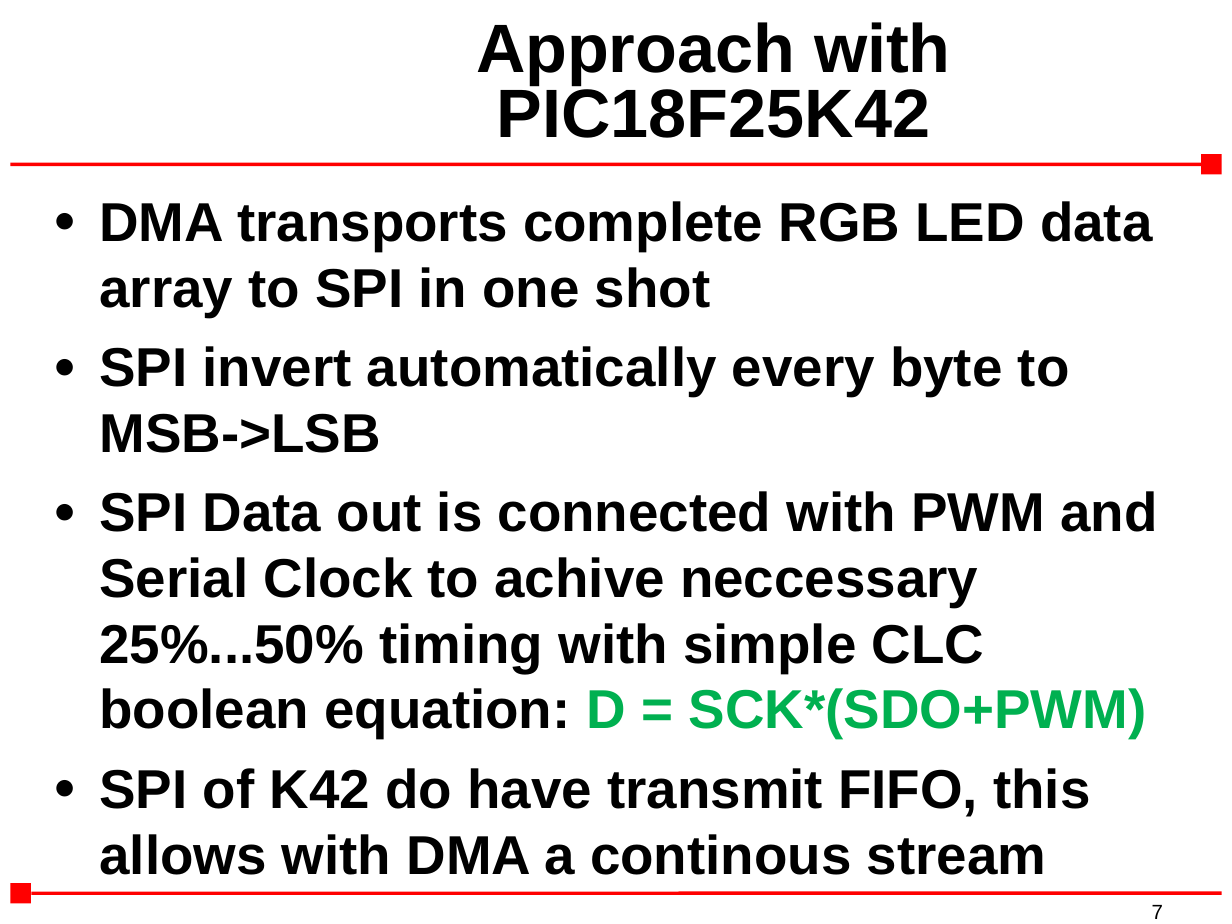
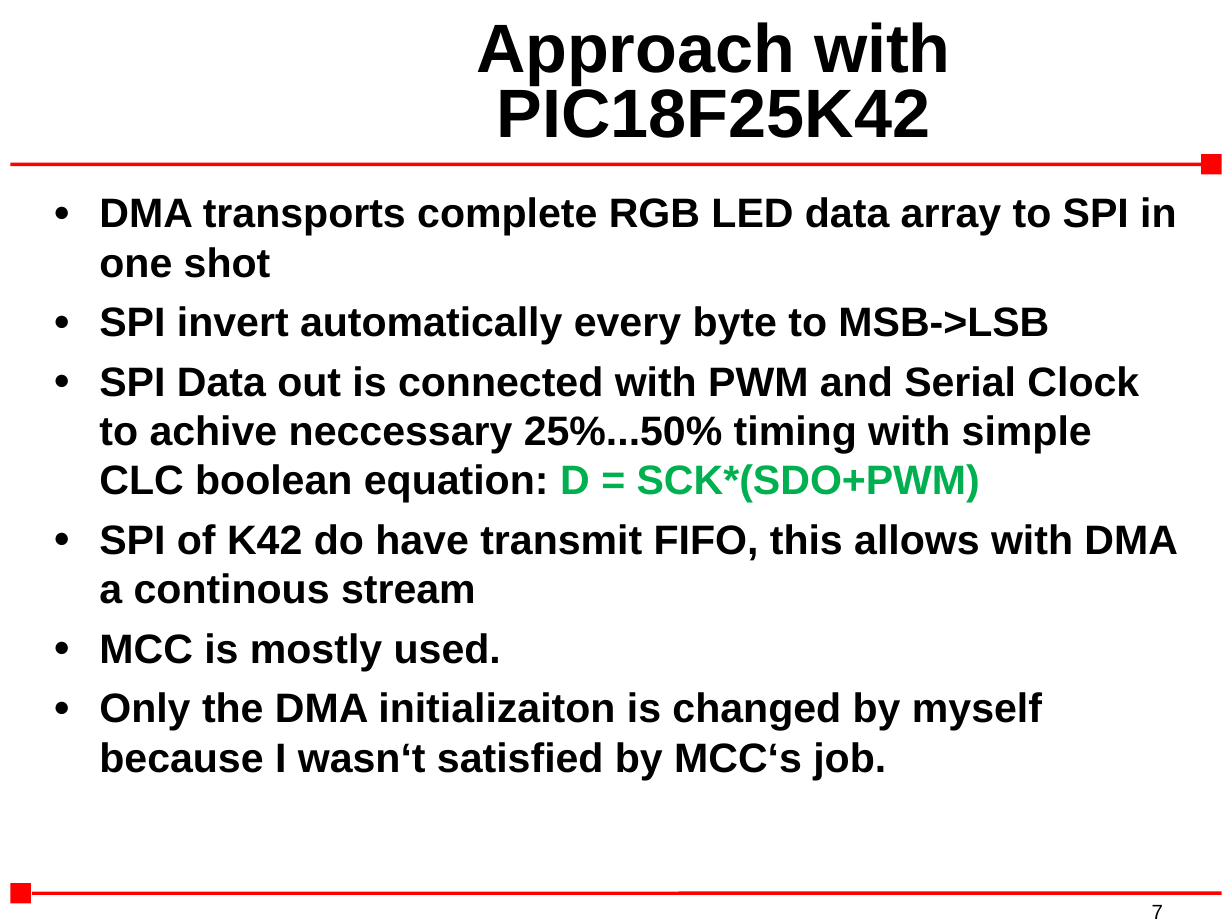
Before and after one commit to sponkytoo/Moving-Colors, a slide deck: slide 7 of PIC18F25K42_WS2812B.ppt. Drawn at 1232x924 pixels with LibreOffice and Linux fonts; fonts in the diff are those of the drawing; background and template pictures are left out. Boxes give left, top, right and bottom in pixels: in the first picture for what was removed or moved away, otherwise in the second. Text is boxed around its words. In the diff, an @@ line names an element or a change of style, - is before the commit and + after.

Commit message:
clean up. CLC1 was not used

```diff
--- a/PIC18F25K42_WS2812B.ppt
+++ b/PIC18F25K42_WS2812B.ppt
@@ text at [99,197,1178,604]: size 32 to 24 pt in "DMA transports complete RGB LED data array ...", "SPI invert automatically every byte to MSB->LSB", "SPI Data out is connected with PWM ...", "SPI of K42 do have transmit FIFO, ..."; less space between paragraphs @@
@@ text at [99,633,1042,780]: paragraphs added @@
+● MCC is mostly used.
+● Only the DMA initializaiton is changed by myself because I wasn‘t satisfied by MCC‘s job.
```
Also in this commit, not shown: 1 other slide changed, 2 slides added, 1 slide removed, 19 other files.
